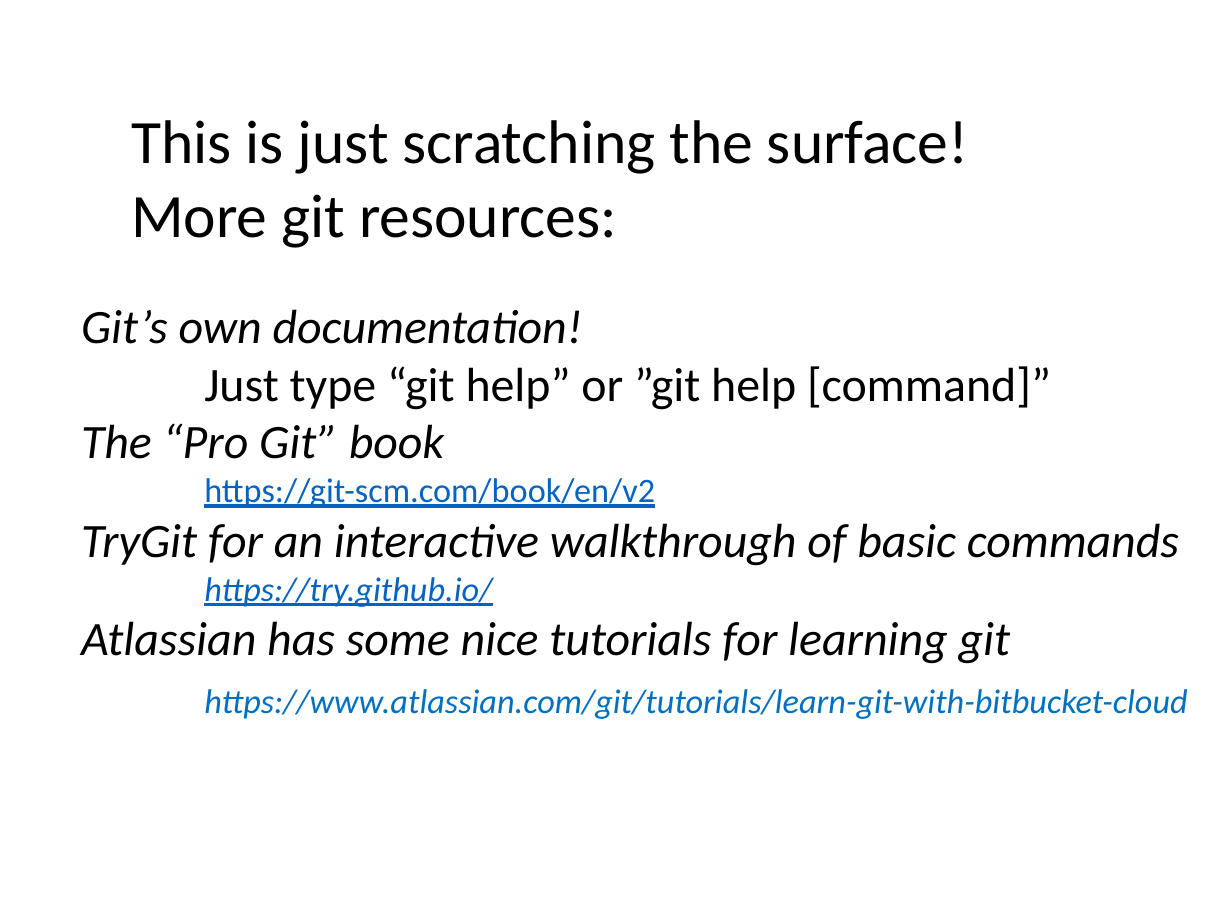
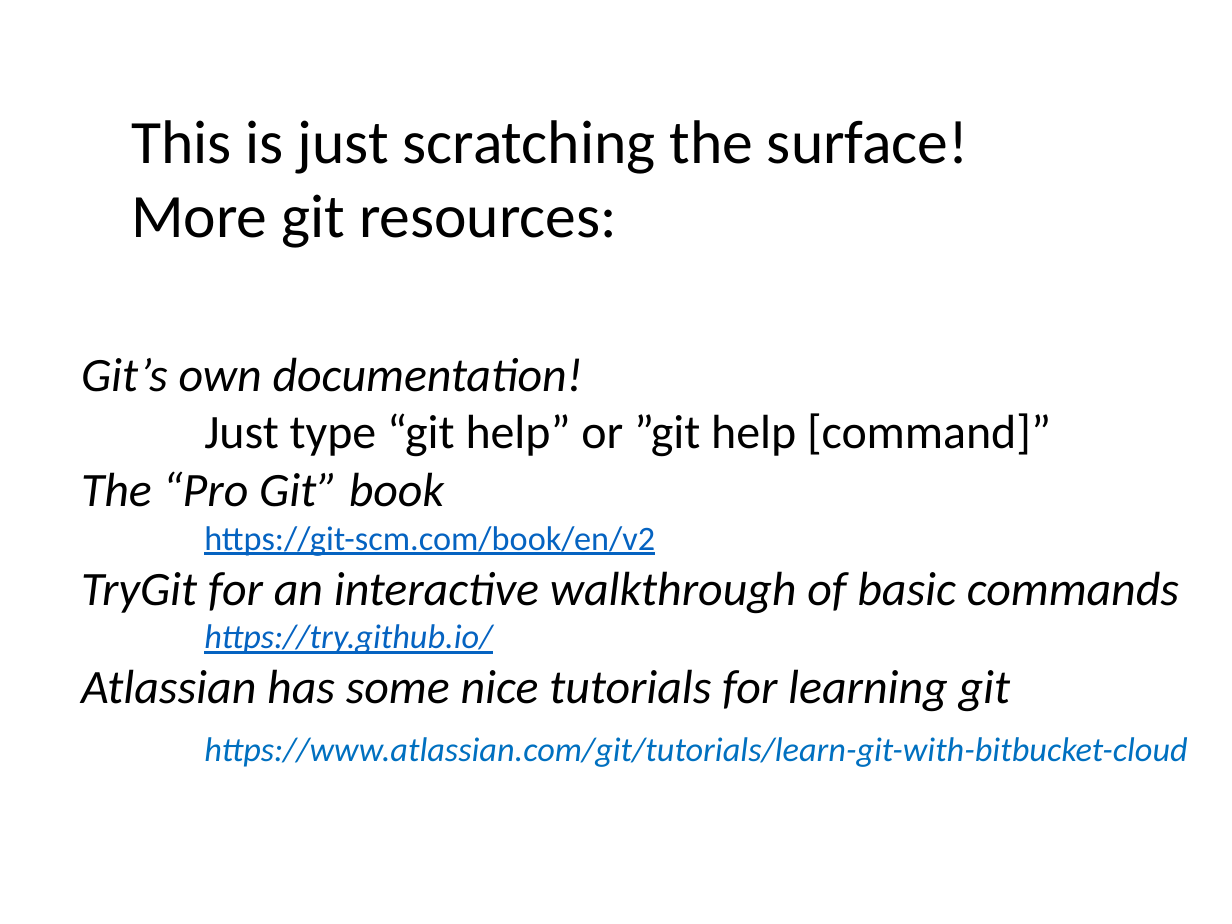
Before and after one commit to sussmanLab/workingWithGit, a slide deck: slide 43 of part1/gitIntroPart1.pptx (slide 42 before the commit). Drawn at 1232x924 pixels with LibreOffice and Linux fonts; fonts in the diff are those of the drawing. Boxes give left, top, right and bottom in pixels: in the first picture for what was removed or moved away, otherwise in the second. Text is boxed around its words. In the diff, an @@ line names an element or a change of style, - is before the commit and + after.

```diff
--- a/part1/gitIntroPart1.pptx
+++ b/part1/gitIntroPart1.pptx
@@ text "Git’s own documentation!": place and size @@
-text "Git’s own documentation!" at <box>81,309,1188,719</box>
+text "Git’s own documentation!" at <box>81,357,1188,767</box>
```
Also in this commit, not shown: 3 other slides changed, 1 slide added, 1 other file.
